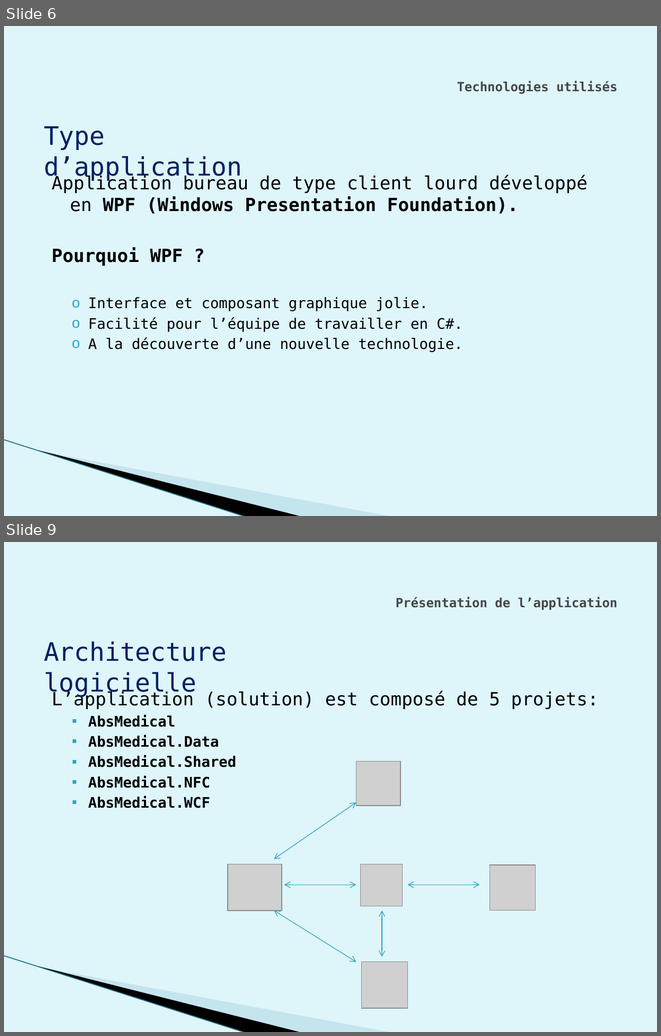
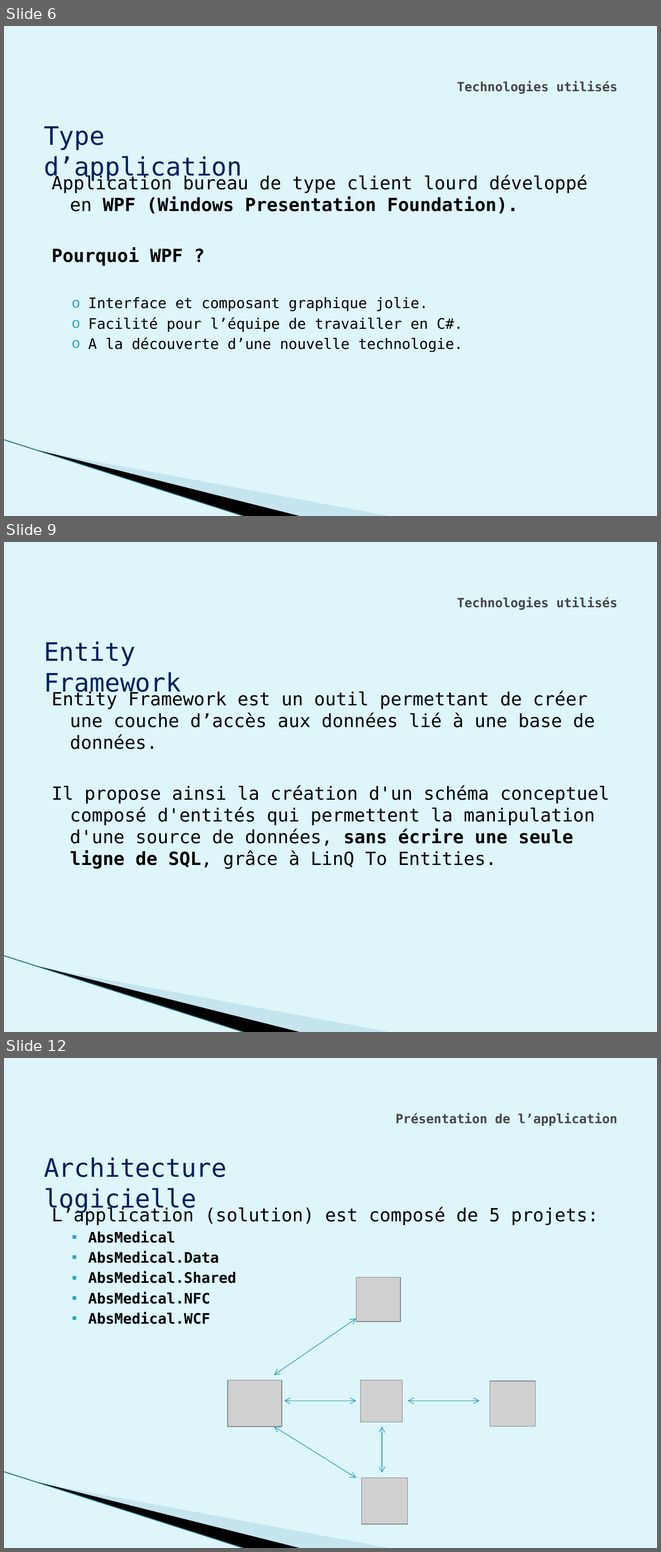
Before and after one commit to weetrax/AbsMedicalWPF, a slide deck: doc/Diapo.pptx. Shown one above the other, each under a label of ours: slides 6 and 9 before the commit, slides 6, 9 and 12 after it; the slides between them are not shown. The pictures are 661x1036 and 661x1552 pixels, drawn with LibreOffice and Linux fonts; fonts in the diff are those of the drawing; grey boxes stand for pictures; background and template pictures are left out. Boxes give left, top, right and bottom in pixels: in the first picture for what was removed or moved away, otherwise in the second. Text is boxed around its words. In the diff, an @@ line names an element or a change of style, - is before the commit and + after.

```diff
--- a/doc/Diapo.pptx
+++ b/doc/Diapo.pptx
@@ slide 9 added at (4, 542, 657, 1032), background #DEF5FA; not listed: 3 template elements that a slide beside it also shows @@
@@ title added at (457, 597, 617, 610), 14 pt, text #464646, bold @@
+Technologies utilisés
@@ text added at (44, 641, 181, 697), 28 pt, text #002060 @@
+Entity Framework
@@ text added at (52, 691, 609, 869), 20 pt, text #000000 @@
+Entity Framework est un outil permettant de créer une couche d’accès aux données lié à une base de données.
+Il propose ainsi la création d'un schéma conceptuel composé d'entités qui permettent la manipulation d'une source de données, sans écrire une seule ligne de SQL, grâce à LinQ To Entities.
@@ what was slide 9 is now slide 12 @@
```
Also in this commit, not shown: 4 slides changed, 11 other slides added, 1 other file.
